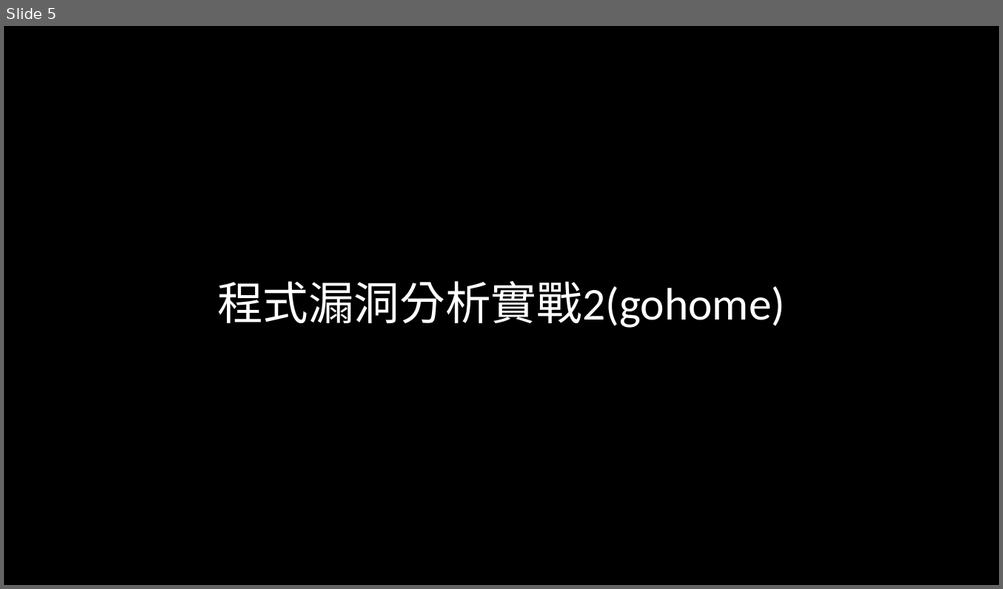
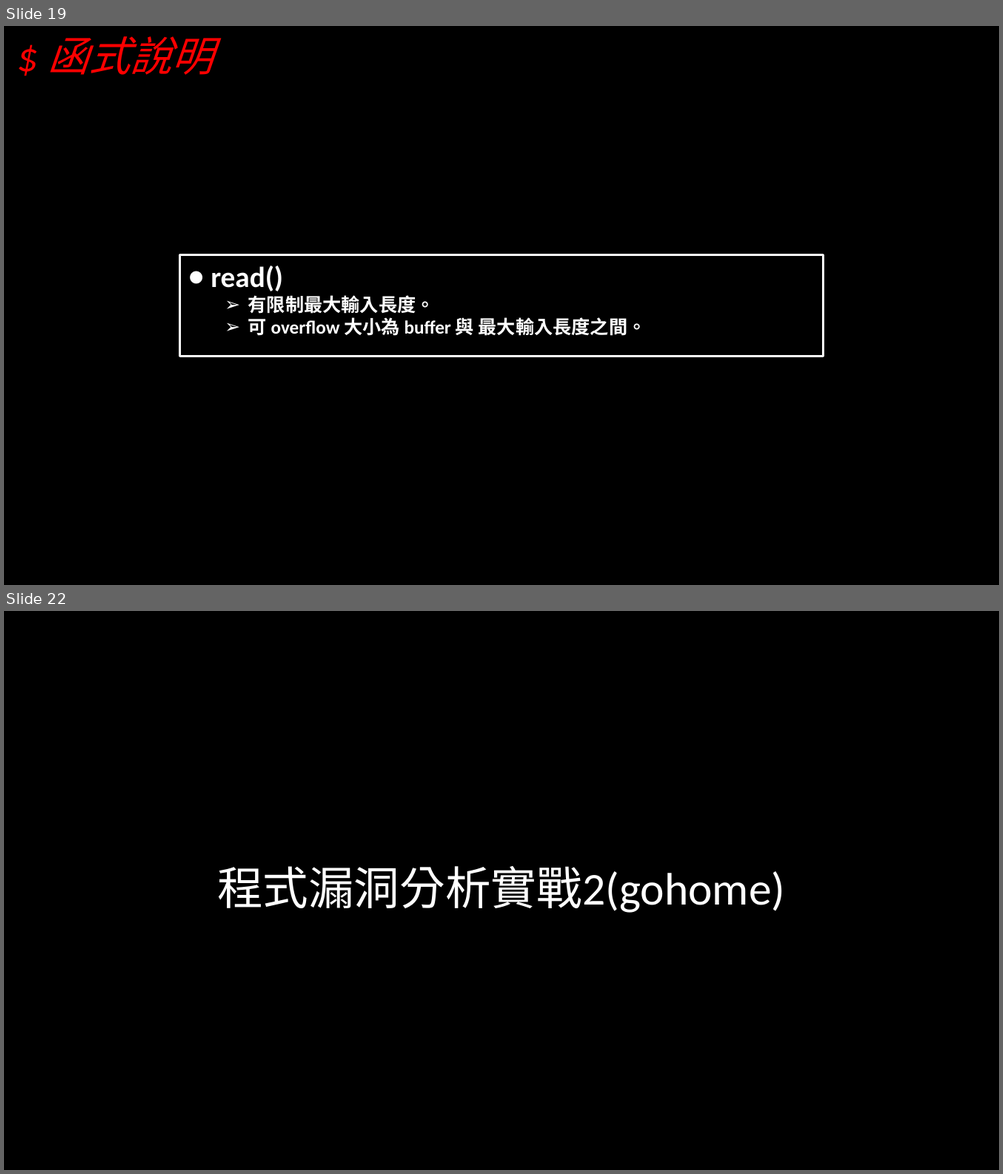
Before and after one commit to hehank/CTF_Practice, a slide deck: Pwn/報告/程式安全期末報告.pptx. Shown one above the other, each under a label of ours: slide 5 before the commit, slides 19 and 22 after it; the slides between them are not shown. The pictures are 1003x589 and 1003x1174 pixels, drawn with LibreOffice and Linux fonts; fonts in the diff are those of the drawing; background and template pictures are left out. Boxes give left, top, right and bottom in pixels: in the first picture for what was removed or moved away, otherwise in the second. Text is boxed around its words. In the diff, an @@ line names an element or a change of style, - is before the commit and + after.

```diff
--- a/Pwn/報告/程式安全期末報告.pptx
+++ b/Pwn/報告/程式安全期末報告.pptx
@@ slide 19 added at bbox=[4, 26, 999, 585], background picture (left out) @@
@@ text added at bbox=[47, 36, 213, 75], 40 pt, text #FF0000, italic @@
+$ 函式說明
@@ rectangle added at bbox=[180, 255, 822, 358], outline #FFFFFF 2.25 pt, 18 pt, text #FFFFFF, bold @@
+● read()
+  ➢ 有限制最大輸入長度。
+  ➢ 可 overflow 大小為 buffer 與 最大輸入長度之間。
@@ what was slide 5 is now slide 22 @@
```
Also in this commit, not shown: 1 slide changed, 17 other slides added, 1 slide removed, 3 other files.
